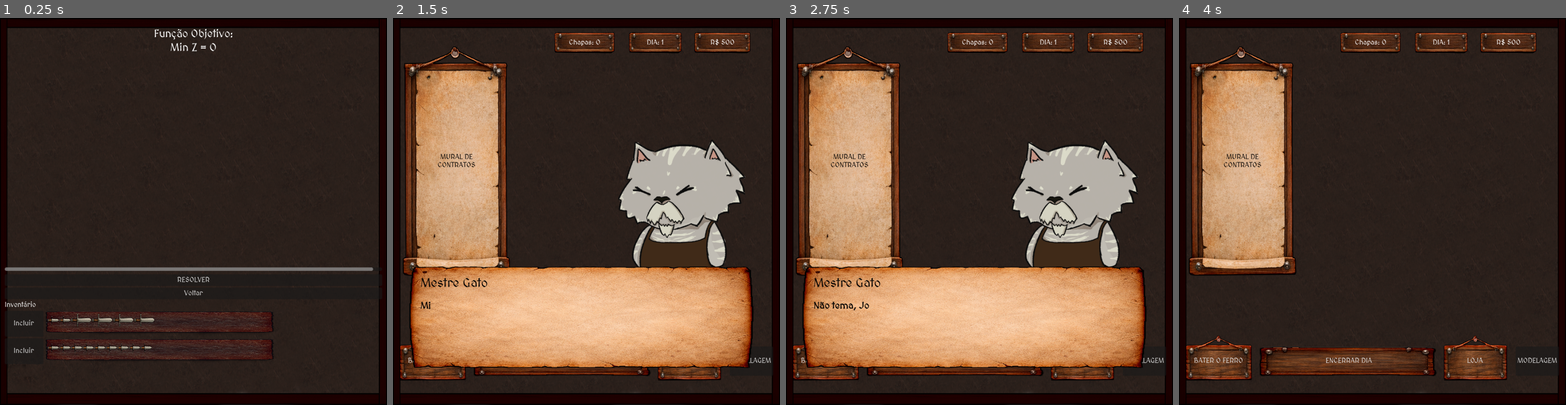
Above: before the commit, frames 1-4 (left to right).
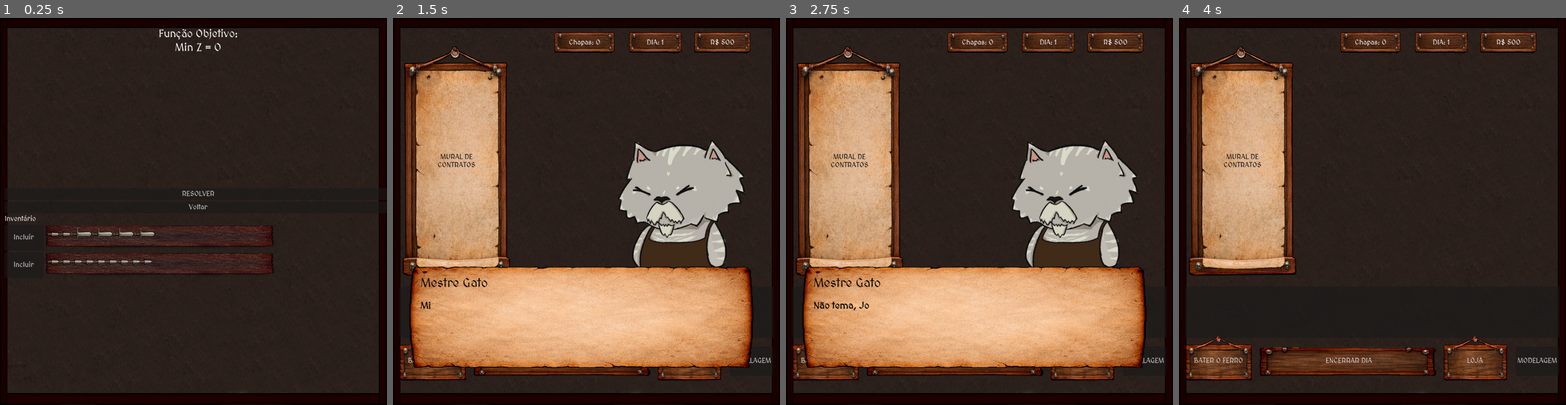
Above: after the commit, the same moments.

Repository: VitaumOS/Jogo_IC-Godot
Game: Godot game, scene res://scene/ModelagemMatematica.tscn
Two runs of this game, one before a commit and one after it. Both use one fixed random seed, a clock stepped at 60 frames per second and the inputs below. This scene is started directly instead of the project's main scene.
Inputs (mouse positions are in pixels of both pictures, inside the frame that each line leads up to):
- Up to frame 1 (0.25 s): no input
- Up to frame 2 (1.5 s): click "Voltar" at 0.5 s; tap Enter (ui_accept) at 1.25 s; move the mouse to (671, 192) at 1.27 s; click (671, 192) at 1.42 s
- Up to frame 3 (2.75 s): tap Enter (ui_accept) at 1.52, 2, 2.27 s; move the mouse to (902, 230) at 2.02 s; click (902, 230) at 2.17 s
- Up to frame 4 (4 s): tap Enter (ui_accept) at 2.75, 3.5, 3.77 s; move the mouse to (1411, 126) at 2.77 s; click (1411, 126) at 2.92 s; move the mouse to (1353, 288) at 3.52 s; click (1353, 288) at 3.67 s

The runs differ from the first frame. In frame 1, 6.9% of the frame differs, in the area x 1-97%, y 2-89%; in frame 2, less than 0.1%; in frame 3, less than 0.1%; in frame 4, less than 0.1%.

Commit message:
mudanças

Diff:
--- a/pulp_solution.json
+++ b/pulp_solution.json
@@ -1,9 +1,7 @@
 {
     "status": "Optimal",
-    "chapas_usadas": 9,
+    "chapas_usadas": 1,
     "plano_corte": {
-        "Padrao_3": 2,
-        "Padrao_5": 4,
-        "Padrao_6": 3
+        "Padrao_1": 1
     }
 }
--- a/scene/Cena_1.tscn
+++ b/scene/Cena_1.tscn
@@ -155,7 +155,8 @@
 [node name="FundoChapa" type="PanelContainer" parent="UI/VisualizadorContrato" unique_id=222044135]
 layout_mode = 2
 
-[node name="MarginContainer" type="MarginContainer" parent="UI/VisualizadorContrato/FundoChapa" unique_id=1138058628]
+[node name="MarginContainer" type="ScrollContainer" parent="UI/VisualizadorContrato/FundoChapa" unique_id=2131463621]
+custom_minimum_size = Vector2(800, 120)
 layout_mode = 2
 
 [node name="ContainerChapa" type="HBoxContainer" parent="UI/VisualizadorContrato/FundoChapa/MarginContainer" unique_id=937080127]
--- a/scene/ModelagemMatematica.tscn
+++ b/scene/ModelagemMatematica.tscn
@@ -24,8 +24,8 @@
 
 [node name="LayoutPrincipal" type="VBoxContainer" parent="MainMargin" unique_id=1744733661]
 layout_mode = 0
-offset_right = 878.0
-offset_bottom = 916.0
+offset_right = 900.0
+offset_bottom = 854.0
 
 [node name="PainelEsquerdo" type="VBoxContainer" parent="MainMargin/LayoutPrincipal" unique_id=15311472]
 layout_mode = 2
@@ -38,11 +38,11 @@
 vertical_alignment = 1
 
 [node name="ScrollRestricoes" type="ScrollContainer" parent="MainMargin/LayoutPrincipal/PainelEsquerdo" unique_id=170431360]
-custom_minimum_size = Vector2(500, 500)
+custom_minimum_size = Vector2(450, 300)
 layout_mode = 2
 
 [node name="ContainerRestricoes" type="VBoxContainer" parent="MainMargin/LayoutPrincipal/PainelEsquerdo/ScrollRestricoes" unique_id=866054742]
-custom_minimum_size = Vector2(900, 400)
+custom_minimum_size = Vector2(900, 300)
 layout_mode = 2
 
 [node name="Spacer" type="Control" parent="MainMargin/LayoutPrincipal/PainelEsquerdo" unique_id=1002267743]
@@ -65,7 +65,7 @@
 text = "Inventário"
 
 [node name="ScrollPadroes" type="ScrollContainer" parent="MainMargin/LayoutPrincipal/PainelDireito" unique_id=286250799]
-custom_minimum_size = Vector2(500, 300)
+custom_minimum_size = Vector2(900, 300)
 layout_mode = 2
 
 [node name="ContainerPadroesSelecao" type="VBoxContainer" parent="MainMargin/LayoutPrincipal/PainelDireito/ScrollPadroes" unique_id=735313933]
